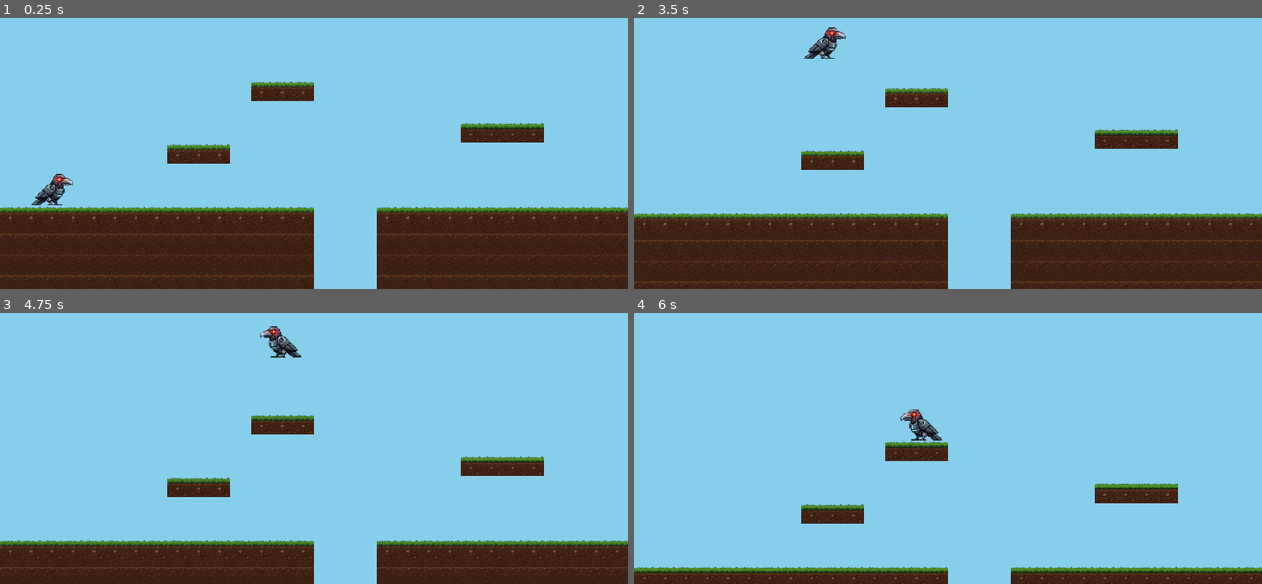
Above: before the commit, frames 1-4 (two rows, left to right).
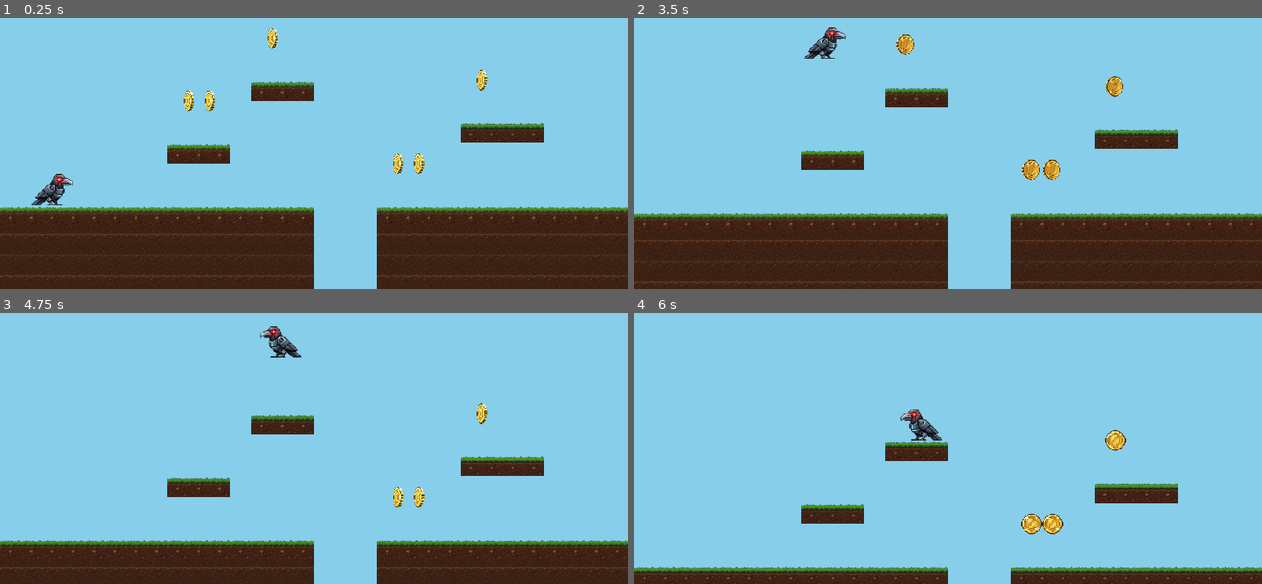
Above: after the commit, the same moments.

Repository: saemihemma/crowgame
Game: Godot game, scene res://scenes/Game.tscn
Same seed, same stepped clock (60 frames per second), same inputs: the game is played once before the commit and once after it. This scene is started directly instead of the project's main scene.
Inputs:
- Up to frame 1 (0.25 s): no input
- Up to frame 2 (3.5 s): hold Right (move_right) 0.53-2.03 s; tap E (interact) at 0.6, 2.1 s; tap Space (jump) at 0.77, 1.52, 3.02 s; tap Ctrl (shoot) at 1.35, 2.85 s; hold Left (move_left) 2.03-2.78 s; hold Right (move_right) from 2.78 s (still down)
- Up to frame 3 (4.75 s): tap E (interact) at 3.6 s; tap Space (jump) at 3.77, 4.52 s; release Right (move_right) at 4.28 s; hold Left (move_left) from 4.28 s (still down); tap Ctrl (shoot) at 4.35 s
- Up to frame 4 (6 s): release Left (move_left) at 5.03 s; hold Right (move_right) 5.03-5.78 s; tap E (interact) at 5.1 s; hold Left (move_left) from 5.78 s (still down); tap Ctrl (shoot) at 5.85 s

The runs differ from the first frame. In frame 1, 0.6% of the frame differs, in the area x 29-78%, y 3-58%; in frame 2, 0.7%, in the area x 41-78%, y 6-60%; in frame 3, 0.3%; in frame 4, 0.6%.

Commit message:
Godot port slice 5: coins, lives, hazards, doors, camera + FX
Reusable entity scenes (Tier-3): Coin (spinning 9-frame Area2D, 20x20 pickup),
Hazard (sized spike Area2D + themeable triangle visual), Door (36-frame
idle/open AnimatedSprite, ~100px proximity-open, 56x80 trigger zone).

Game loop (port of GameScene): spawn coins/hazards/doors from the level
objects; coin collection -> coins_changed; lives=3; hurt -> shake+red flash;
respawn with 1s invuln blink; death soft-resets the run (coins back to level
start, lives refilled, return to spawn) and emits player_died; pit death below
map; door contact triggers level transition (level_complete) + level swap.
Screen shake + damage flash implemented as Godot-native FX (Tier-2).

Player now on collision layer 2 (mask 1) + 'player' group so Area2Ds detect it.

Verification: 27 unit tests (incl. spawning 20 coins/6 hazards/1 door from the
real level_01, coin/hurt/death logic) + two headless physics probes — crow
lands on ground, and Area2D coin pickup fires (3->4). All pass.

https://claude.ai/code/session_01FVeVGxG2n5P8D32bFSZsYM

Diff:
--- /dev/null
+++ b/godot/scenes/Coin.tscn
@@ -0,0 +1,16 @@
+[gd_scene load_steps=3 format=3 uid="uid://b0crowcoin001"]
+
+[ext_resource type="Script" path="res://scripts/entities/coin.gd" id="1_coin"]
+
+[sub_resource type="RectangleShape2D" id="RectangleShape2D_coin"]
+size = Vector2(20, 20)
+
+[node name="Coin" type="Area2D"]
+collision_layer = 0
+collision_mask = 2
+script = ExtResource("1_coin")
+
+[node name="Anim" type="AnimatedSprite2D" parent="."]
+
+[node name="CollisionShape2D" type="CollisionShape2D" parent="."]
+shape = SubResource("RectangleShape2D_coin")
--- /dev/null
+++ b/godot/scenes/Door.tscn
@@ -0,0 +1,18 @@
+[gd_scene load_steps=3 format=3 uid="uid://b0crowdoor0001"]
+
+[ext_resource type="Script" path="res://scripts/entities/door.gd" id="1_door"]
+
+[sub_resource type="RectangleShape2D" id="RectangleShape2D_door"]
+size = Vector2(56, 80)
+
+[node name="Door" type="Area2D"]
+collision_layer = 0
+collision_mask = 2
+script = ExtResource("1_door")
+
+[node name="Anim" type="AnimatedSprite2D" parent="."]
+offset = Vector2(0, -48)
+
+[node name="CollisionShape2D" type="CollisionShape2D" parent="."]
+position = Vector2(0, -40)
+shape = SubResource("RectangleShape2D_door")
--- /dev/null
+++ b/godot/scenes/Hazard.tscn
@@ -0,0 +1,12 @@
+[gd_scene load_steps=2 format=3 uid="uid://b0crowhazard01"]
+
+[ext_resource type="Script" path="res://scripts/entities/hazard.gd" id="1_hazard"]
+
+[node name="Hazard" type="Area2D"]
+collision_layer = 0
+collision_mask = 2
+script = ExtResource("1_hazard")
+
+[node name="Spikes" type="Polygon2D" parent="."]
+
+[node name="CollisionShape2D" type="CollisionShape2D" parent="."]
--- a/godot/scenes/Player.tscn
+++ b/godot/scenes/Player.tscn
@@ -6,6 +6,8 @@
 size = Vector2(40, 56)
 
 [node name="Player" type="CharacterBody2D"]
+collision_layer = 2
+collision_mask = 1
 script = ExtResource("1_player")
 
 [node name="Sprite" type="Sprite2D" parent="."]
--- /dev/null
+++ b/godot/scripts/entities/coin.gd
@@ -0,0 +1,31 @@
+extends Area2D
+## Coin — reusable collectible (Godot port of GameScene spawnCoin/collectCoin).
+## Spinning 9-frame animation (12 fps), 20x20 pickup body. On player overlap it
+## notifies the Game, which increments the count and emits coins_changed.
+
+const COIN_TEXTURE := "res://assets/sprites/ui/coin/coinsprite-runtime-32.png"
+
+@onready var _anim: AnimatedSprite2D = $Anim
+
+func _ready() -> void:
+	if ResourceLoader.exists(COIN_TEXTURE):
+		_anim.sprite_frames = SpriteSheet.build_frames(load(COIN_TEXTURE), 32, 32, 9, 12.0, "spin")
+		_anim.play("spin")
+	body_entered.connect(_on_body_entered)
+
+func _on_body_entered(body: Node) -> void:
+	if not body.is_in_group("player"):
+		return
+	var game := _find_game()
+	if game != null:
+		game.collect_coin(self)
+	else:
+		queue_free()
+
+func _find_game() -> Node:
+	var n := get_parent()
+	while n != null:
+		if n.has_method("collect_coin"):
+			return n
+		n = n.get_parent()
+	return null
--- /dev/null
+++ b/godot/scripts/entities/door.gd
@@ -0,0 +1,64 @@
+extends Area2D
+## Door — reusable level exit (Godot port of GameScene createDoor).
+## 36-frame door sprite (idle frame 0; open 0..35 @24fps), pulsing glow, a
+## 56x80 trigger zone. Opens its animation when the player is near (~100px) and
+## triggers the level transition on contact.
+
+const DOOR_TEXTURE := "res://assets/sprites/objects/door/door-36-runtime-88x96.png"
+const PROXIMITY := 100.0
+
+var target_level := ""
+var _in_proximity := false
+var _opened := false
+
+@onready var _anim: AnimatedSprite2D = $Anim
+
+func _ready() -> void:
+	if ResourceLoader.exists(DOOR_TEXTURE):
+		var tex: Texture2D = load(DOOR_TEXTURE)
+		var frames := SpriteSheet.build_frames(tex, 88, 96, 36, 24.0, "open", false)
+		frames.add_animation("idle")
+		frames.set_animation_loop("idle", false)
+		# Reuse the first frame for idle.
+		var at := AtlasTexture.new()
+		at.atlas = tex
+		at.region = Rect2(0, 0, 88, 96)
+		frames.add_frame("idle", at)
+		_anim.sprite_frames = frames
+		_anim.play("idle")
+	# Pulsing glow (Tier-2 feel via Godot tween).
+	var tw := create_tween().set_loops()
+	tw.tween_property(_anim, "modulate:a", 1.0, 0.8).from(0.8).set_trans(Tween.TRANS_SINE)
+	tw.tween_property(_anim, "modulate:a", 0.8, 0.8).set_trans(Tween.TRANS_SINE)
+	body_entered.connect(_on_body_entered)
+
+func _process(_delta: float) -> void:
+	var game := _find_game()
+	if game == null:
+		return
+	var player = game.get_player()
+	if player == null:
+		return
+	var near := global_position.distance_to(player.global_position) < PROXIMITY
+	if near and not _opened:
+		_opened = true
+		if _anim.sprite_frames and _anim.sprite_frames.has_animation("open"):
+			_anim.play("open")
+	elif not near and _opened:
+		_opened = false
+		_anim.play("idle")
+
+func _on_body_entered(body: Node) -> void:
+	if not body.is_in_group("player"):
+		return
+	var game := _find_game()
+	if game != null:
+		game.transition_to_level(target_level)
+
+func _find_game() -> Node:
+	var n := get_parent()
+	while n != null:
+		if n.has_method("transition_to_level"):
+			return n
+		n = n.get_parent()
+	return null
--- /dev/null
+++ b/godot/scripts/entities/hazard.gd
@@ -0,0 +1,53 @@
+extends Area2D
+## Hazard — reusable spike zone (Godot port of GameScene spawnHazard).
+## Invisible collision box sized to the Tiled object; player overlap hurts.
+## Visual spikes are drawn as simple themeable triangles (Tier-2: optimized for
+## Godot rather than transliterating the spike spritesheet frame-picking).
+
+var _w := 32.0
+var _h := 32.0
+
+@onready var _shape: CollisionShape2D = $CollisionShape2D
+@onready var _spikes: Polygon2D = $Spikes
+
+func configure(w: float, h: float) -> void:
+	_w = maxf(8.0, w)
+	_h = maxf(8.0, h)
+	var rect := RectangleShape2D.new()
+	rect.size = Vector2(_w, _h)
+	_shape.shape = rect
+	_shape.position = Vector2(_w * 0.5, _h * 0.5)  # box anchored at object top-left
+	_draw_spikes()
+
+func _ready() -> void:
+	body_entered.connect(_on_body_entered)
+
+func _draw_spikes() -> void:
+	# Row of triangles along the bottom of the zone.
+	var pts := PackedVector2Array()
+	var tip := 16.0
+	var base := 16.0
+	var y0 := _h
+	var x := 0.0
+	while x < _w:
+		pts.append(Vector2(x, y0))
+		pts.append(Vector2(x + base * 0.5, y0 - tip))
+		pts.append(Vector2(x + base, y0))
+		x += base
+	_spikes.polygon = pts
+	_spikes.color = Color("#999999")
+
+func _on_body_entered(body: Node) -> void:
+	if not body.is_in_group("player"):
+		return
+	var game := _find_game()
+	if game != null:
+		game.hurt_player()
+
+func _find_game() -> Node:
+	var n := get_parent()
+	while n != null:
+		if n.has_method("hurt_player"):
+			return n
+		n = n.get_parent()
+	return null
--- a/godot/scripts/entities/player.gd
+++ b/godot/scripts/entities/player.gd
@@ -13,6 +13,7 @@
 @onready var _sprite: Sprite2D = $Sprite
 
 func _ready() -> void:
+	add_to_group("player")
 	_tuning = DataManager.get_dict("PLAYER_TUNING")
 	if _tuning.is_empty():
 		_tuning = {"accel": 600, "drag": 800, "maxSpeed": 160, "jumpVelocity": 475,
--- a/godot/scripts/scenes/game.gd
+++ b/godot/scripts/scenes/game.gd
@@ -1,17 +1,39 @@
 extends Node2D
-## Game — Godot port of the level-load/spawn/camera core of GameScene.ts.
-## Slice 4 scope: load the compiled level, build tilemap layers, spawn the player
-## at player_spawn, and follow with a deadzone camera. Coins/lives/hazards/doors/
-## enemies/NPCs arrive in later slices.
+## Game — Godot port of the GameScene core: level load, spawns, coins, lives,
+## hazards, doors, camera follow, hurt/respawn/death, and pit death.
+## NPCs/enemies arrive in slices 6-7. Screen shake + damage flash are ported as
+## Godot-native FX (Tier-2), not transliterated Phaser tweens.
 
 const PLAYER_SCENE := preload("res://scenes/Player.tscn")
-
-@export var level_key := ""  # empty -> LevelManager current, else default level_01
+const COIN_SCENE := preload("res://scenes/Coin.tscn")
+const HAZARD_SCENE := preload("res://scenes/Hazard.tscn")
+const DOOR_SCENE := preload("res://scenes/Door.tscn")
+
+const MAX_LIVES := 3
+
+@export var level_key := ""
 
 var _parsed: Dictionary = {}
 var _player: CharacterBody2D
+var _world: Node2D
+var _camera: Camera2D
+
+var coin_count := 0
+var coins_at_level_start := 0
+var lives := MAX_LIVES
+var transitioning := false
+var respawning := false
+var spawn_point := Vector2.ZERO
+
+# Tier-2 FX state
+var _shake_time := 0.0
+var _shake_strength := 0.0
+var _flash: ColorRect
 
 func _ready() -> void:
+	coin_count = int(SaveManager.get_data().get("coins", 0))
+	coins_at_level_start = coin_count
+	_setup_fx_layer()
 	var key := level_key
 	if key == "":
 		key = LevelManager.get_current_level_key()
@@ -33,49 +55,189 @@
 	var level: Dictionary = JSON.parse_string(f.get_as_text())
 	f.close()
 
-	var world := Node2D.new()
-	world.name = "World"
-	add_child(world)
-	_parsed = LevelLoader.build(world, level)
-
+	_world = Node2D.new()
+	_world.name = "World"
+	add_child(_world)
+	_parsed = LevelLoader.build(_world, level)
+
+	lives = MAX_LIVES
+	transitioning = false
+	respawning = false
 	_spawn_entities()
 	_setup_camera()
+	EventBus.coins_changed.emit(coin_count)
 
 func _spawn_entities() -> void:
 	for s in _parsed.get("spawns", []):
 		match s["type"]:
 			"player_spawn":
+				spawn_point = Vector2(s["x"] + s["width"] * 0.5, s["y"] + s["height"])
 				_player = PLAYER_SCENE.instantiate()
-				# Tiled object: place feet (player origin) at bottom-center of the box.
-				_player.global_position = Vector2(s["x"] + s["width"] * 0.5, s["y"] + s["height"])
-				add_child(_player)
+				_player.global_position = spawn_point
+				_world.add_child(_player)
+			"collectible":
+				var coin := COIN_SCENE.instantiate()
+				coin.position = Vector2(s["x"], s["y"])
+				_world.add_child(coin)
+			"hazard":
+				var hz := HAZARD_SCENE.instantiate()
+				hz.position = Vector2(s["x"], s["y"])
+				_world.add_child(hz)
+				hz.configure(s["width"], s["height"])
+			"door":
+				var door := DOOR_SCENE.instantiate()
+				door.position = Vector2(s["x"] + 16.0, s["y"])
+				door.target_level = String(s["props"].get("target_level", ""))
+				_world.add_child(door)
 			_:
-				# collectible/npc/door/hazard/enemy handled in later slices.
+				# npc / enemy handled in later slices.
 				pass
 
 func _setup_camera() -> void:
 	if _player == null:
 		return
-	var cam := Camera2D.new()
-	cam.name = "Camera"
+	_camera = Camera2D.new()
+	_camera.name = "Camera"
 	var tuning := DataManager.get_dict("CAMERA_TUNING")
-	# followLerp 0.1 -> smoothed follow; deadzone -> drag margins.
-	cam.position_smoothing_enabled = true
-	cam.position_smoothing_speed = maxf(1.0, float(tuning.get("followLerp", 0.1)) * 50.0)
+	_camera.position_smoothing_enabled = true
+	_camera.position_smoothing_speed = maxf(1.0, float(tuning.get("followLerp", 0.1)) * 50.0)
 	var dz: Dictionary = tuning.get("deadzone", {"width": 200, "height": 100})
-	cam.drag_horizontal_enabled = true
-	cam.drag_vertical_enabled = true
-	cam.drag_left_margin = clampf((float(dz.get("width", 200)) * 0.5) / 480.0, 0.0, 0.9)
-	cam.drag_right_margin = cam.drag_left_margin
-	cam.drag_top_margin = clampf((float(dz.get("height", 100)) * 0.5) / 270.0, 0.0, 0.9)
-	cam.drag_bottom_margin = cam.drag_top_margin
-	# Map limits.
-	cam.limit_left = 0
-	cam.limit_top = 0
-	cam.limit_right = int(_parsed["width"]) * int(_parsed["tile_w"])
-	cam.limit_bottom = int(_parsed["height"]) * int(_parsed["tile_h"])
-	_player.add_child(cam)
-	cam.make_current()
+	_camera.drag_horizontal_enabled = true
+	_camera.drag_vertical_enabled = true
+	_camera.drag_left_margin = clampf((float(dz.get("width", 200)) * 0.5) / 480.0, 0.0, 0.9)
+	_camera.drag_right_margin = _camera.drag_left_margin
+	_camera.drag_top_margin = clampf((float(dz.get("height", 100)) * 0.5) / 270.0, 0.0, 0.9)
+	_camera.drag_bottom_margin = _camera.drag_top_margin
+	_camera.limit_left = 0
+	_camera.limit_top = 0
+	_camera.limit_right = int(_parsed["width"]) * int(_parsed["tile_w"])
+	_camera.limit_bottom = int(_parsed["height"]) * int(_parsed["tile_h"])
+	_player.add_child(_camera)
+	_camera.make_current()
+
+func _physics_process(delta: float) -> void:
+	_check_pit_death()
+	_update_shake(delta)
+
+# ─── Coins ────────────────────────────────────────────────
+func collect_coin(coin: Node) -> void:
+	if transitioning:
+		return
+	coin.queue_free()
+	coin_count += 1
+	EventBus.coins_changed.emit(coin_count)
+
+# ─── Damage / death / respawn ─────────────────────────────
+func hurt_player() -> void:
+	if respawning or transitioning:
+		return
+	lives -= 1
+	_camera_shake(0.15, 6.0)
+	_screen_flash(Color(1, 0, 0, 0.45), 0.2)
+	if lives <= 0:
+		player_die()
+	else:
+		respawn_player()
+
+func player_die() -> void:
+	respawning = true
+	EventBus.player_died.emit()
+	# Soft reset (Godot adaptation of scene.restart): coins back to level start,
+	# lives refilled, player returned to spawn.
+	coin_count = coins_at_level_start
+	EventBus.coins_changed.emit(coin_count)
+	lives = MAX_LIVES
+	_reset_player_to_spawn()
+	_blink_invuln()
+
+func respawn_player() -> void:
+	respawning = true
+	_reset_player_to_spawn()
+	_blink_invuln()
+
+func _reset_player_to_spawn() -> void:
+	if _player == null:
+		return
+	_player.velocity = Vector2.ZERO
+	_player.get_motion_state()["vx"] = 0.0
+	_player.get_motion_state()["vy"] = 0.0
+	_player.global_position = spawn_point
+
+func _blink_invuln() -> void:
+	if _player == null:
+		respawning = false
+		return
+	var sprite: Node = _player.get_node_or_null("Sprite")
+	var tw := create_tween()
+	for i in 5:
+		if sprite:
+			tw.tween_property(sprite, "modulate:a", 0.3, 0.1)
+			tw.tween_property(sprite, "modulate:a", 1.0, 0.1)
+	tw.tween_callback(func():
+		if sprite:
+			sprite.modulate.a = 1.0
+		respawning = false)
+
+func _check_pit_death() -> void:
+	if respawning or transitioning or _player == null or _parsed.is_empty():
+		return
+	var map_height := int(_parsed["height"]) * int(_parsed["tile_h"])
+	if _player.global_position.y > map_height + 64:
+		hurt_player()
+
+# ─── Doors / transitions ──────────────────────────────────
+func transition_to_level(target_level: String) -> void:
+	if transitioning:
+		return
+	transitioning = true
+	if _player:
+		_player.velocity = Vector2.ZERO
+		_player.set_physics_process(false)
+	LevelManager.transition_to(target_level)
+	if target_level == "__complete__":
+		return
+	# Swap to the next level (deferred so we're outside the Area2D callback).
+	call_deferred("_swap_level", target_level)
+
+func _swap_level(target_level: String) -> void:
+	if _world:
+		_world.queue_free()
+	_player = null
+	await get_tree().process_frame
+	_load_level(target_level)
+
+# ─── Tier-2 FX ────────────────────────────────────────────
+func _setup_fx_layer() -> void:
+	var layer := CanvasLayer.new()
+	layer.name = "FX"
+	add_child(layer)
+	_flash = ColorRect.new()
+	_flash.color = Color(1, 0, 0, 0)
+	_flash.anchor_right = 1.0
+	_flash.anchor_bottom = 1.0
+	_flash.mouse_filter = Control.MOUSE_FILTER_IGNORE
+	layer.add_child(_flash)
+
+func _screen_flash(color: Color, duration: float) -> void:
+	if _flash == null:
+		return
+	_flash.color = color
+	var tw := create_tween()
+	tw.tween_property(_flash, "color:a", 0.0, duration)
+
+func _camera_shake(duration: float, strength: float) -> void:
+	_shake_time = duration
+	_shake_strength = strength
+
+func _update_shake(delta: float) -> void:
+	if _camera == null:
+		return
+	if _shake_time > 0.0:
+		_shake_time -= delta
+		var amp := _shake_strength * (_shake_time / 0.15)
+		_camera.offset = Vector2(randf_range(-amp, amp), randf_range(-amp, amp))
+	elif _camera.offset != Vector2.ZERO:
+		_camera.offset = Vector2.ZERO
 
 func get_player() -> CharacterBody2D:
 	return _player
--- /dev/null
+++ b/godot/scripts/util/spritesheet.gd
@@ -0,0 +1,20 @@
+extends RefCounted
+class_name SpriteSheet
+## Helper to build SpriteFrames / AtlasTexture frames from a grid spritesheet,
+## matching the Phaser BootScene spritesheet definitions (coin 32px 3x3, door
+## 88x96 6x6, crow-walk 64px 3x3). Keeps animation setup data-driven & reusable.
+
+static func build_frames(texture: Texture2D, frame_w: int, frame_h: int, count: int, fps: float, anim_name: String = "default", loop: bool = true) -> SpriteFrames:
+	var frames := SpriteFrames.new()
+	frames.add_animation(anim_name)
+	frames.set_animation_speed(anim_name, fps)
+	frames.set_animation_loop(anim_name, loop)
+	if texture == null:
+		return frames
+	var cols := maxi(1, int(texture.get_width() / frame_w))
+	for i in count:
+		var at := AtlasTexture.new()
+		at.atlas = texture
+		at.region = Rect2(float(i % cols) * frame_w, float(i / cols) * frame_h, frame_w, frame_h)
+		frames.add_frame(anim_name, at)
+	return frames
--- /dev/null
+++ b/godot/tests/integration/CoinProbe.tscn
@@ -0,0 +1,6 @@
+[gd_scene load_steps=2 format=3 uid="uid://b0crowcoinprobe"]
+
+[ext_resource type="Script" path="res://tests/integration/coin_probe.gd" id="1_probe"]
+
+[node name="CoinProbe" type="Node"]
+script = ExtResource("1_probe")
--- /dev/null
+++ b/godot/tests/integration/coin_probe.gd
@@ -0,0 +1,44 @@
+extends Node
+## Headless physics probe (Slice 5): confirms Area2D coin pickup actually fires
+## against the CharacterBody2D player. Loads the Game, drops a fresh coin onto
+## the player, runs frames, and asserts the coin count increased.
+##
+## Run: godot --headless --path godot res://tests/integration/CoinProbe.tscn
+
+const GAME_SCENE := preload("res://scenes/Game.tscn")
+const COIN_SCENE := preload("res://scenes/Coin.tscn")
+const MAX_FRAMES := 30
+
+var _game: Node2D
+var _frames := 0
+var _start_count := 0
+var _placed := false
+
+func _ready() -> void:
+	_game = GAME_SCENE.instantiate()
+	_game.level_key = "level_01"
+	add_child(_game)
+
+func _physics_process(_delta: float) -> void:
+	_frames += 1
+	# Let the level settle a couple of frames, then drop a coin on the player.
+	if _frames == 3 and not _placed:
+		var player: CharacterBody2D = _game.get_player()
+		if player == null:
+			print("[FAIL] coin_probe: no player")
+			get_tree().quit(1)
+			return
+		_start_count = _game.coin_count
+		var coin := COIN_SCENE.instantiate()
+		coin.global_position = player.global_position - Vector2(0, 24)
+		_game.get_node("World").add_child(coin)
+		_placed = true
+		return
+	if _frames < MAX_FRAMES:
+		return
+	var ok: bool = int(_game.coin_count) > _start_count
+	if ok:
+		print("[pass] coin_probe: Area2D pickup fired (%d -> %d)" % [_start_count, _game.coin_count])
+	else:
+		print("[FAIL] coin_probe: coin not collected (%d -> %d)" % [_start_count, _game.coin_count])
+	get_tree().quit(0 if ok else 1)
--- /dev/null
+++ b/godot/tests/test_game_logic.gd
@@ -0,0 +1,82 @@
+extends TestCase
+## Slice 5: Game loop logic — entity spawning from the real level, coin
+## collection, lives/hurt/respawn, and death reset (signals + state). Physics
+## overlap is covered separately by the coin-pickup integration probe.
+
+const GAME_SCENE := preload("res://scenes/Game.tscn")
+
+func _reset() -> void:
+	_failures.clear()
+	_assertions = 0
+
+func _make_game() -> Node2D:
+	var g: Node2D = GAME_SCENE.instantiate()
+	g.level_key = "level_01"
+	Engine.get_main_loop().root.add_child(g)
+	return g
+
+func _count_instances(parent: Node, scene_file: String) -> int:
+	var n := 0
+	for c in parent.get_children():
+		if c.scene_file_path.get_file() == scene_file:
+			n += 1
+	return n
+
+func test_spawns_from_level() -> void:
+	var g := _make_game()
+	var world: Node = g.get_node("World")
+	assert_true(g.get_player() != null, "player spawned")
+	assert_eq(_count_instances(world, "Coin.tscn"), 20, "20 coins spawned")
+	assert_eq(_count_instances(world, "Hazard.tscn"), 6, "6 hazards spawned")
+	assert_eq(_count_instances(world, "Door.tscn"), 1, "1 door spawned")
+	g.free()
+
+func test_collect_coin_increments_and_emits() -> void:
+	var g := _make_game()
+	var got := [0]
+	var cb := func(c): got[0] = c
+	EventBus.coins_changed.connect(cb)
+	var before: int = g.coin_count
+	var dummy := Node2D.new()
+	g.add_child(dummy)
+	g.collect_coin(dummy)
+	assert_eq(g.coin_count, before + 1, "coin_count incremented")
+	assert_eq(got[0], before + 1, "coins_changed emitted with new count")
+	EventBus.coins_changed.disconnect(cb)
+	g.free()
+
+func test_hurt_decrements_and_respawns() -> void:
+	var g := _make_game()
+	assert_eq(g.lives, 3, "starts with 3 lives")
+	g.hurt_player()
+	assert_eq(g.lives, 2, "lives decremented")
+	assert_true(g.respawning, "respawning after hurt")
+	# Player returned to spawn.
+	assert_true(g.get_player().global_position.distance_to(g.spawn_point) < 1.0, "player at spawn after hurt")
+	g.free()
+
+func test_death_resets_run() -> void:
+	var g := _make_game()
+	var died := [false]
+	var dcb := func(): died[0] = true
+	EventBus.player_died.connect(dcb)
+	g.coin_count = g.coins_at_level_start + 5
+	g.lives = 1
+	g.respawning = false
+	g.hurt_player()  # -> lives 0 -> player_die()
+	assert_true(died[0], "player_died emitted")
+	assert_eq(g.lives, 3, "lives refilled on death")
+	assert_eq(g.coin_count, g.coins_at_level_start, "coins reset to level start on death")
+	EventBus.player_died.disconnect(dcb)
+	g.free()
+
+func test_transition_sets_flag() -> void:
+	var g := _make_game()
+	var completed := [""]
+	var lcb := func(p): completed[0] = String(p.get("completedLevel", ""))
+	EventBus.level_complete.connect(lcb)
+	g.transition_to_level("__complete__")
+	assert_true(g.transitioning, "transitioning flag set")
+	assert_eq(completed[0], "level_01", "level_complete emitted for current level")
+	EventBus.level_complete.disconnect(lcb)
+	g.free()
--- a/godot/tests/test_runner.gd
+++ b/godot/tests/test_runner.gd
@@ -11,6 +11,13 @@
 const SKIP := ["test_framework.gd", "test_runner.gd"]
 
 func _ready() -> void:
+	# Defer one frame so the root scene finishes setup; tests may add live nodes
+	# (e.g. the Game scene) to the tree, which fails while root is "busy".
+	await get_tree().process_frame
+	await get_tree().process_frame
+	_run()
+
+func _run() -> void:
 	var total_pass := 0
 	var total_fail := 0
 	var suites := _discover()
Not shown, changed: godot/tools/run_tests.sh
